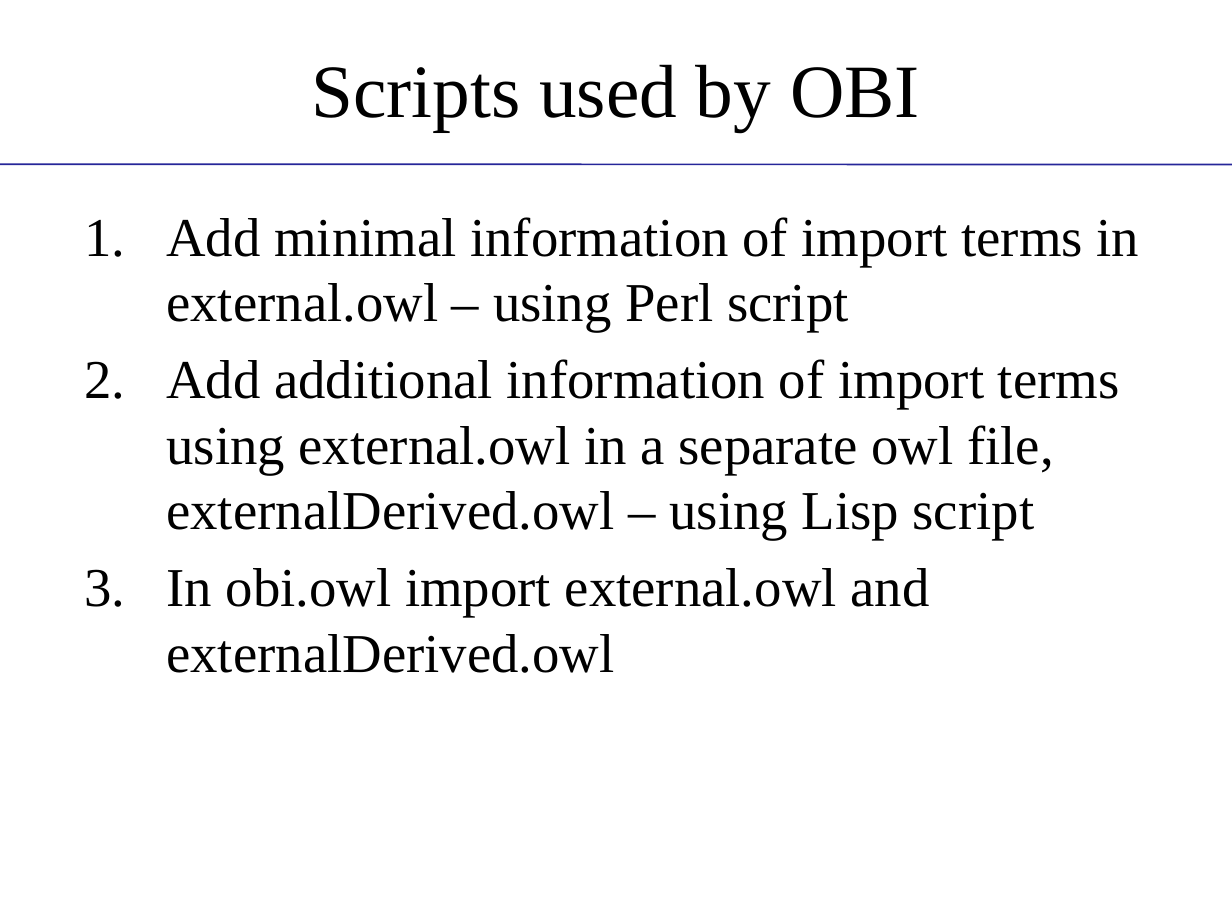
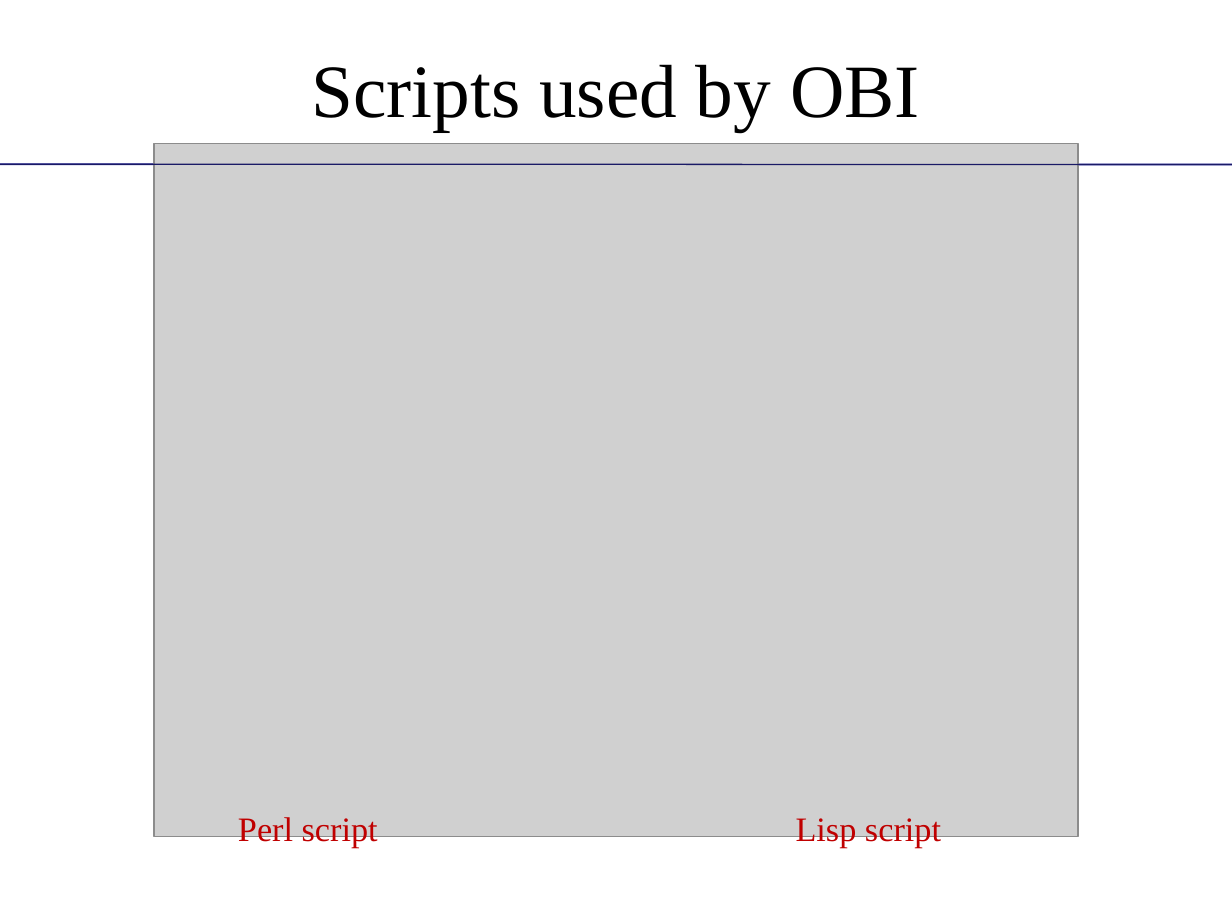
Before and after one commit to obi-ontology/obi-legacy-svn, a slide deck: slide 7 of trunk/docs/presentations/OBI tutorial July 2011 ICBO/MIREOT-View.pptx. Drawn at 1232x924 pixels with LibreOffice and Linux fonts; fonts in the diff are those of the drawing; grey boxes stand for pictures; background and template pictures are left out. Boxes give left, top, right and bottom in pixels: in the first picture for what was removed or moved away, otherwise in the second. Text is boxed around its words. In the diff, an @@ line names an element or a change of style, - is before the commit and + after.

```diff
--- a/trunk/docs/presentations/OBI tutorial July 2011 ICBO/MIREOT-View.pptx
+++ b/trunk/docs/presentations/OBI tutorial July 2011 ICBO/MIREOT-View.pptx
@@ picture added at (x1=154, y1=144, x2=1078, y2=837) @@
@@ line added from (0, 164) to (1232, 165), #191966 0.75 pt @@
@@ text removed at (x1=166, y1=217, x2=1140, y2=673) @@
-1. Add minimal information of import terms in external.owl – using Perl script
-2. Add additional information of import terms using external.owl in a separate owl file, externalDerived.owl – using Lisp script
-3. In obi.owl import external.owl and externalDerived.owl
@@ text added at (x1=238, y1=817, x2=378, y2=848), 20 pt, text #C00000 @@
+Perl script
@@ text added at (x1=796, y1=818, x2=941, y2=848), 20 pt, text #C00000 @@
+Lisp script
```
Also in this commit, not shown: 4 other slides changed, 1 slide added.
